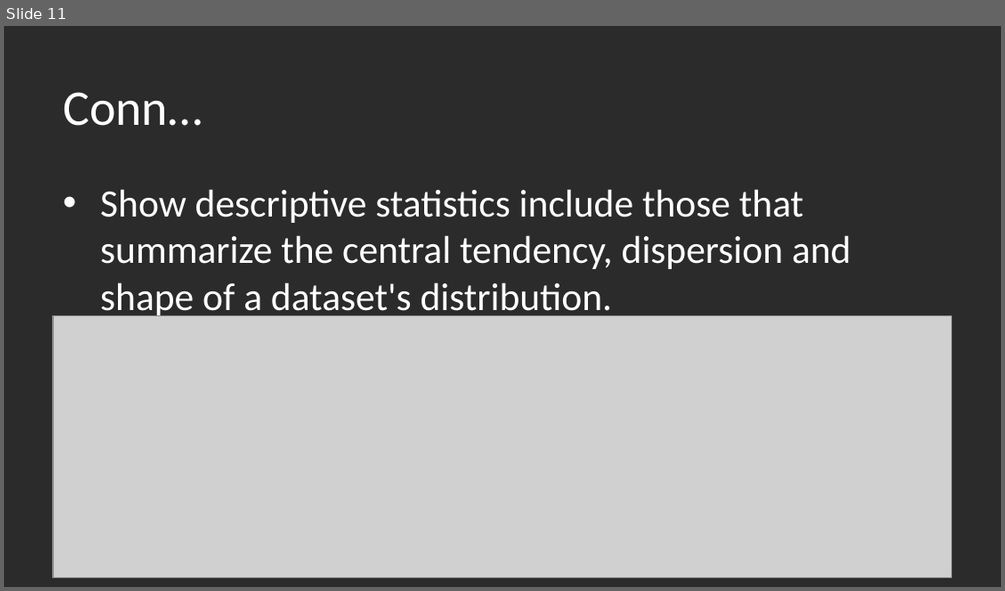
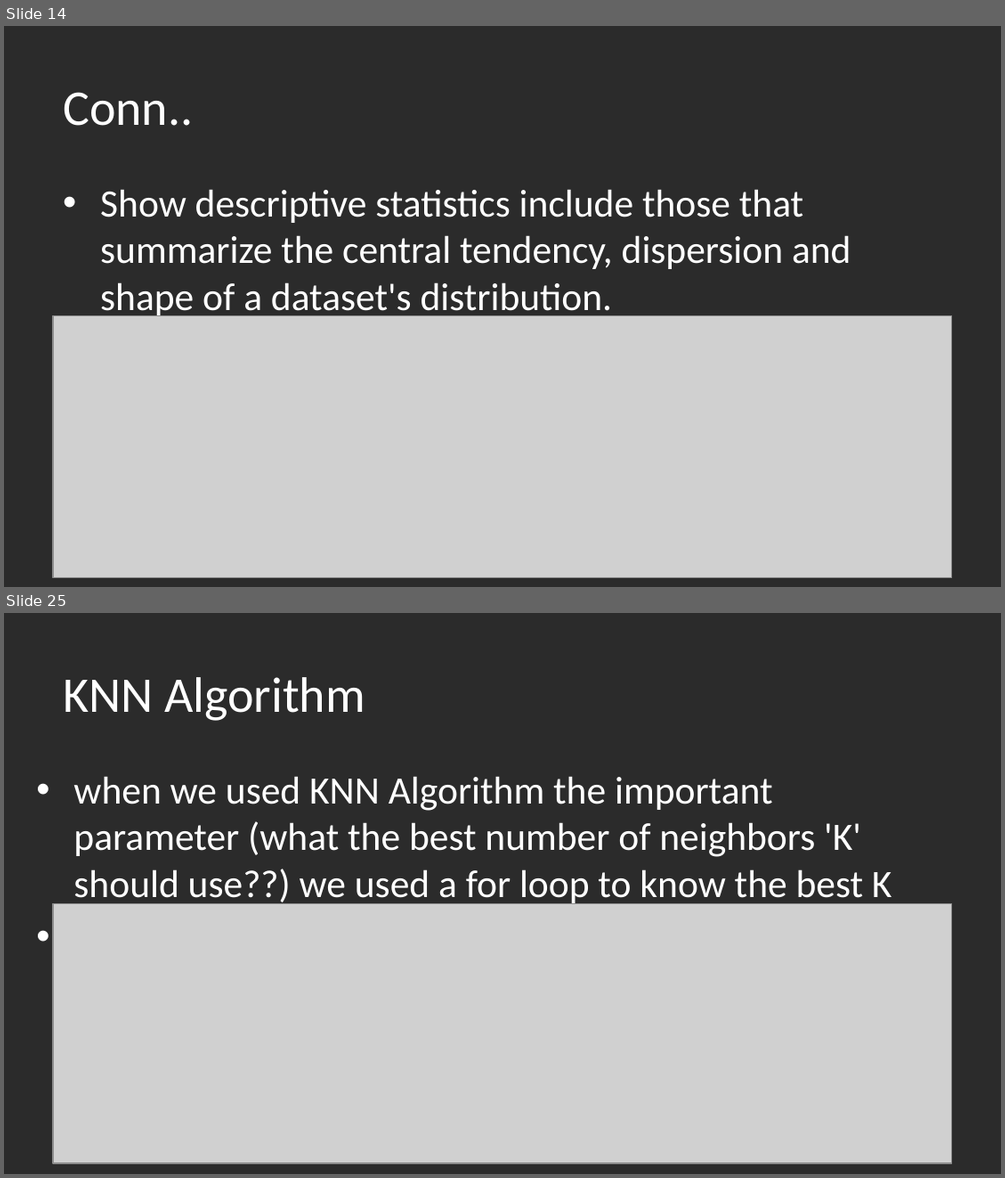
Before and after one commit to sherifRoshdy/Machine-learning-project, a slide deck: ML.pptx. Shown one above the other, each under a label of ours: slide 11 before the commit, slides 14 and 25 after it; the slides between them are not shown. The pictures are 1005x591 and 1005x1178 pixels, drawn with LibreOffice and Linux fonts; fonts in the diff are those of the drawing; grey boxes stand for pictures; background and template pictures are left out; a plain dark background stands for a picture behind light text. Boxes give left, top, right and bottom in pixels: in the first picture for what was removed or moved away, otherwise in the second. Text is boxed around its words. In the diff, an @@ line names an element or a change of style, - is before the commit and + after.

```diff
--- a/ML.pptx
+++ b/ML.pptx
@@ slide 25 added at bbox=[4, 613, 1001, 1174], background picture (left out) @@
@@ title added at bbox=[63, 677, 365, 721], 36 pt, text #FFFFFF @@
+KNN Algorithm
@@ text added at bbox=[73, 776, 892, 907], 28 pt, text #FFFFFF @@
+• when we used KNN Algorithm the important parameter (what the best number of neighbors 'K' should use??) we used a for loop to know the best K
@@ picture added at bbox=[53, 904, 952, 1163] @@
@@ what was slide 11 is now slide 14 @@
@@ slide 14 changed as well @@
@@ title at bbox=[63, 92, 193, 126]: text changed @@
-Conn…
+Conn..
```
Also in this commit, not shown: 6 other slides changed, 21 other slides added, 1 slide removed, 1 other file.
